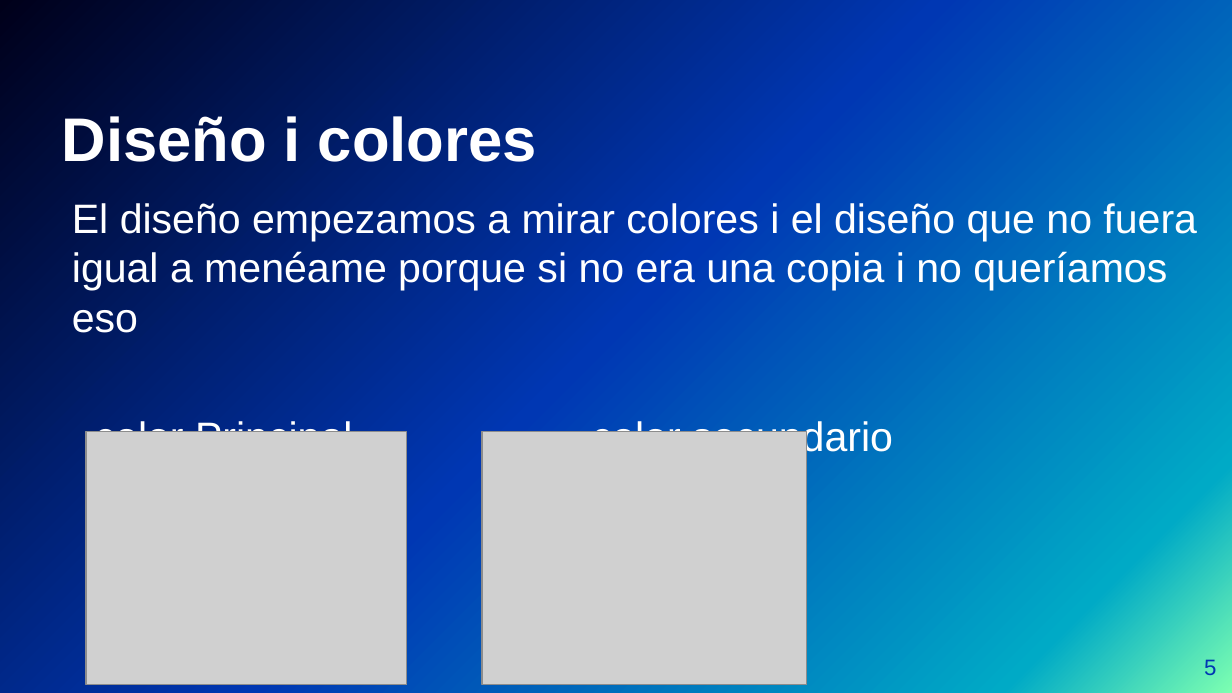
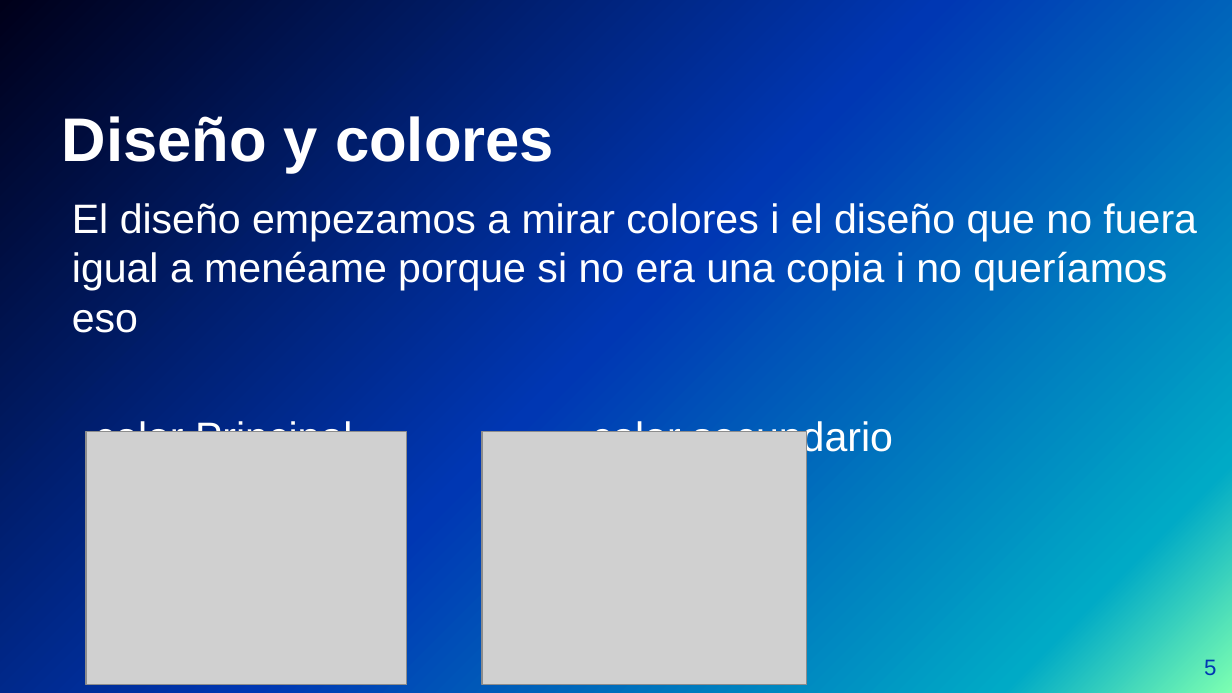
Before and after one commit to Tiinocm/ProyectoIntegrado, a slide deck: slide 5 of carles/presentacion de cronos.pptx. Drawn at 1232x693 pixels with LibreOffice and Linux fonts; fonts in the diff are those of the drawing; grey boxes stand for pictures; background and template pictures are left out. Boxes give left, top, right and bottom in pixels: in the first picture for what was removed or moved away, otherwise in the second. Text is boxed around its words. In the diff, an @@ line names an element or a change of style, - is before the commit and + after.

```diff
--- a/carles/presentacion de cronos.pptx
+++ b/carles/presentacion de cronos.pptx
@@ title at [62,116,554,173]: text changed @@
-Diseño i colores
+Diseño y colores
```
Also in this commit, not shown: 3 other slides changed, 5 slides added, 11 slides removed, 3 other files.
